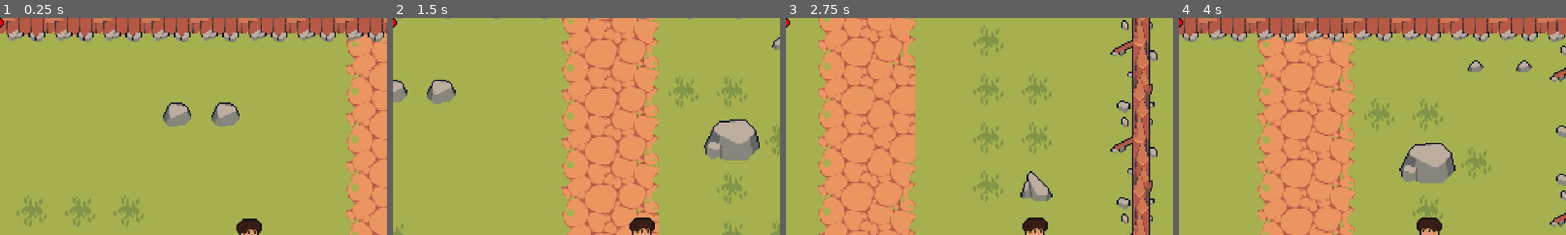
Above: before the commit, frames 1-4 (left to right).
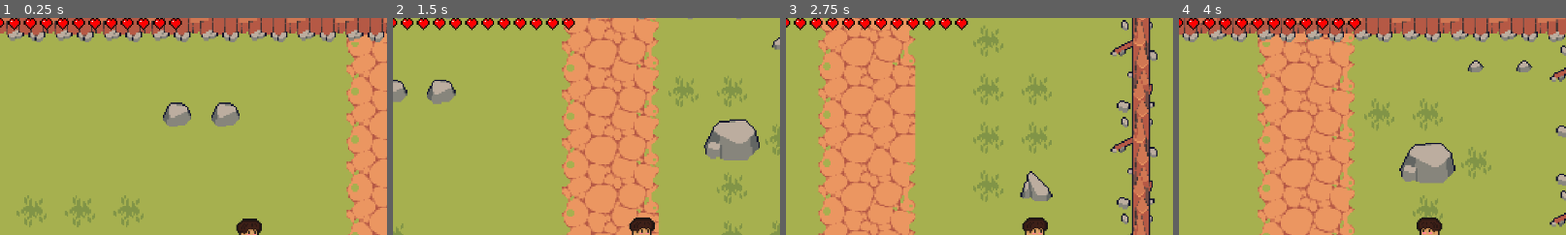
Above: after the commit, the same moments.

Repository: ZekaDevv/Florentino-y-el-Diablo
Game: Godot game, scene res://scenes/Nivel1/Nivel1.tscn
Two runs of this game, one before a commit and one after it. Both use one fixed random seed, a clock stepped at 60 frames per second and the inputs below. The project has no main scene, so this scene is started directly.
Inputs:
- Up to frame 1 (0.25 s): no input
- Up to frame 2 (1.5 s): tap Enter at 0.5 s; hold D (right_movement) 0.53-1.28 s; hold S (down_movement) from 1.28 s (still down)
- Up to frame 3 (2.75 s): release S (down_movement) at 2.03 s; hold D (right_movement) from 2.03 s (still down)
- Up to frame 4 (4 s): release D (right_movement) at 2.78 s; hold W (up_movement) 2.78-3.53 s; hold A (left_movement) from 3.53 s (still down)
The pictures show only the part of the screen within x 18-68%, y 0-50%; the shares and areas given below are measured in that part.

The runs differ from the first frame. In frame 1, 1.4% of the frame differs, in the area x 2-48%, y 0-6%; in frame 2, 1.4%; in frame 3, 1.5%; in frame 4, 1.4%.

Commit message:
Agregue el arma Maraca

Diff:
--- a/components/healt/health_component.gd
+++ b/components/healt/health_component.gd
@@ -1,6 +1,6 @@
 extends Node
 
-@export var max_health: int = 5
+@export var max_health: int = 20
 var current_health: int
 
 signal health_changed(current: int)
--- a/entities/player/player.tscn
+++ b/entities/player/player.tscn
@@ -1,7 +1,8 @@
-[gd_scene load_steps=18 format=3 uid="uid://b3sky51l2wo47"]
+[gd_scene load_steps=19 format=3 uid="uid://b3sky51l2wo47"]
 
 [ext_resource type="SpriteFrames" uid="uid://12bc4iysidab" path="res://entities/player/player.tres" id="1_pwxuj"]
 [ext_resource type="Script" uid="uid://dffq5hgf2v4tf" path="res://entities/player/player.gd" id="1_ycxet"]
+[ext_resource type="PackedScene" uid="uid://c6w1ni4spwjd5" path="res://entities/weapons/weapon_types/maracas.tscn" id="3_afbqv"]
 [ext_resource type="PackedScene" uid="uid://cqkui8b761lwd" path="res://entities/weapons/weapon.tscn" id="3_fkugw"]
 [ext_resource type="PackedScene" uid="uid://cm4iqlnpjscd6" path="res://entities/weapons/weapon_types/harp.tscn" id="3_j3ovn"]
 [ext_resource type="PackedScene" uid="uid://d3osccu7e4pcm" path="res://entities/weapons/weapon_types/guitar.tscn" id="3_qiwj3"]
@@ -54,29 +55,34 @@
 
 [node name="Weapon" type="Node2D" parent="."]
 
-[node name="Drum" parent="Weapon" instance=ExtResource("4_fkugw")]
+[node name="Harp" parent="Weapon" instance=ExtResource("3_j3ovn")]
+shoot_pattern = 4
+scene_bullet = ExtResource("4_afbqv")
+cooldown = 0.35
+bullet_count = 11.0
 
-[node name="Base" parent="Weapon" instance=ExtResource("3_fkugw")]
+[node name="Cuatro" parent="Weapon" instance=ExtResource("3_wvtmh")]
 visible = false
-scene_bullet = SubResource("PackedScene_j3ovn")
 
 [node name="Guitar" parent="Weapon" instance=ExtResource("3_qiwj3")]
 visible = false
 shoot_pattern = 1
 cooldown = 0.5
 
-[node name="Cuatro" parent="Weapon" instance=ExtResource("3_wvtmh")]
+[node name="Drum" parent="Weapon" instance=ExtResource("4_fkugw")]
 visible = false
 
-[node name="Harp" parent="Weapon" instance=ExtResource("3_j3ovn")]
+[node name="Maracas" parent="Weapon" instance=ExtResource("3_afbqv")]
 visible = false
-shoot_pattern = 4
 scene_bullet = ExtResource("4_afbqv")
-cooldown = 0.35
-bullet_count = 11.0
+spawn_margin = 0.0
+arc_spread = 15.0
+
+[node name="Base" parent="Weapon" instance=ExtResource("3_fkugw")]
+visible = false
+scene_bullet = SubResource("PackedScene_afbqv")
 
 [node name="HealthComponent" parent="." instance=ExtResource("4_gd5fs")]
-max_health = 9
 
 [node name="Hurtbox" type="Area2D" parent="."]
 script = ExtResource("5_yqwn8")
--- a/entities/weapons/weapon.gd
+++ b/entities/weapons/weapon.gd
@@ -103,5 +103,3 @@
 	var centro = muzzle.global_position
 	var margen_frontal = dir * spawn_margin
 	bullet.global_position = centro + margen_frontal + extra_offset
-
-#2
--- a/entities/weapons/weapon_types/maracas.tscn
+++ b/entities/weapons/weapon_types/maracas.tscn
@@ -3,3 +3,9 @@
 [ext_resource type="PackedScene" uid="uid://cqkui8b761lwd" path="res://entities/weapons/weapon.tscn" id="1_6lv5i"]
 
 [node name="Maracas" instance=ExtResource("1_6lv5i")]
+shoot_pattern = 3
+cooldown = 0.5
+bullet_count = 2.0
+burst_delay = 0.15
+spawn_margin = 15.0
+arc_spread = 10.0
--- a/resources/tilesets/world.tres
+++ b/resources/tilesets/world.tres
@@ -582,47 +582,6 @@
 0:0/0 = 0
 0:1/0 = 0
 
-[sub_resource type="TileSetAtlasSource" id="TileSetAtlasSource_txcun"]
-1:1/0 = 0
-1:2/0 = 0
-1:3/0 = 0
-1:4/0 = 0
-1:5/0 = 0
-2:5/0 = 0
-3:5/0 = 0
-4:5/0 = 0
-5:5/0 = 0
-5:4/0 = 0
-5:3/0 = 0
-4:3/0 = 0
-4:4/0 = 0
-3:4/0 = 0
-2:4/0 = 0
-3:3/0 = 0
-2:3/0 = 0
-2:2/0 = 0
-2:1/0 = 0
-3:1/0 = 0
-3:2/0 = 0
-4:2/0 = 0
-4:1/0 = 0
-5:1/0 = 0
-5:2/0 = 0
-1:7/0 = 0
-2:7/0 = 0
-3:7/0 = 0
-3:9/0 = 0
-2:9/0 = 0
-1:9/0 = 0
-5:8/0 = 0
-6:8/0 = 0
-6:7/0 = 0
-6:9/0 = 0
-8:7/0 = 0
-8:8/0 = 0
-8:9/0 = 0
-9:8/0 = 0
-
 [sub_resource type="TileSetAtlasSource" id="TileSetAtlasSource_t0ua2"]
 texture = ExtResource("4_vg48l")
 texture_region_size = Vector2i(20, 21)
@@ -660,7 +619,6 @@
 tile_size = Vector2i(32, 32)
 physics_layer_0/collision_layer = 1
 sources/1 = SubResource("TileSetAtlasSource_gfw2c")
-sources/2 = SubResource("TileSetAtlasSource_txcun")
 sources/0 = SubResource("TileSetAtlasSource_vg48l")
 sources/3 = SubResource("TileSetAtlasSource_t0ua2")
 sources/5 = SubResource("TileSetAtlasSource_cth31")
Not shown: 1 places in entities/player/player.tscn that only renumber resources
Not shown: 1 places in resources/tilesets/world.tres that only renumber resources
